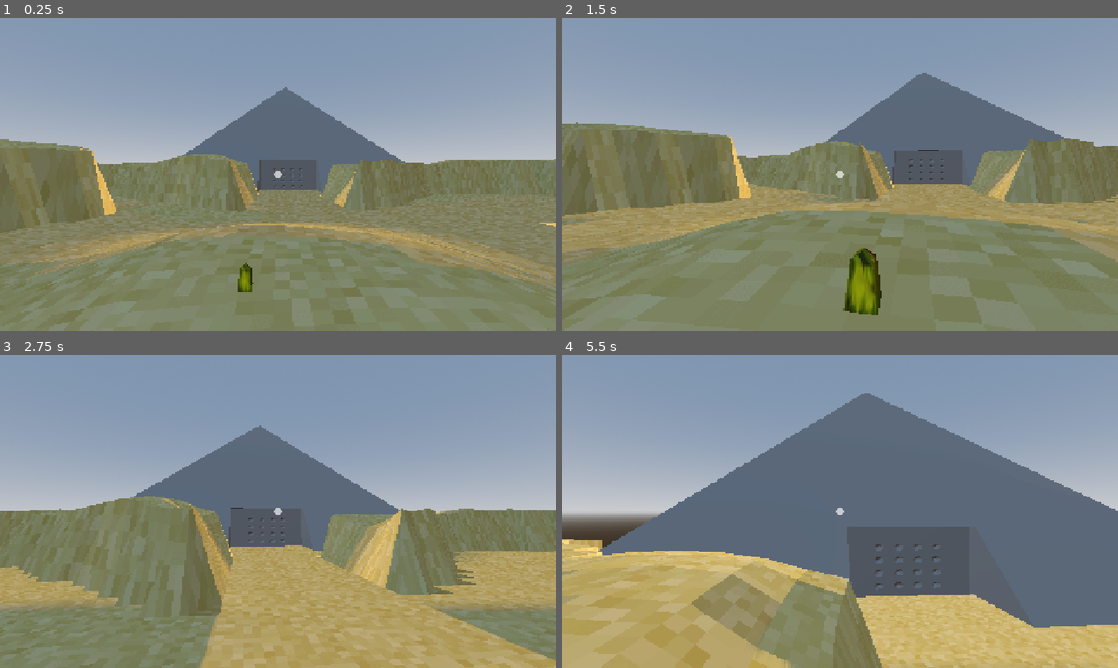
Above: before the commit, frames 1-4 (two rows, left to right).
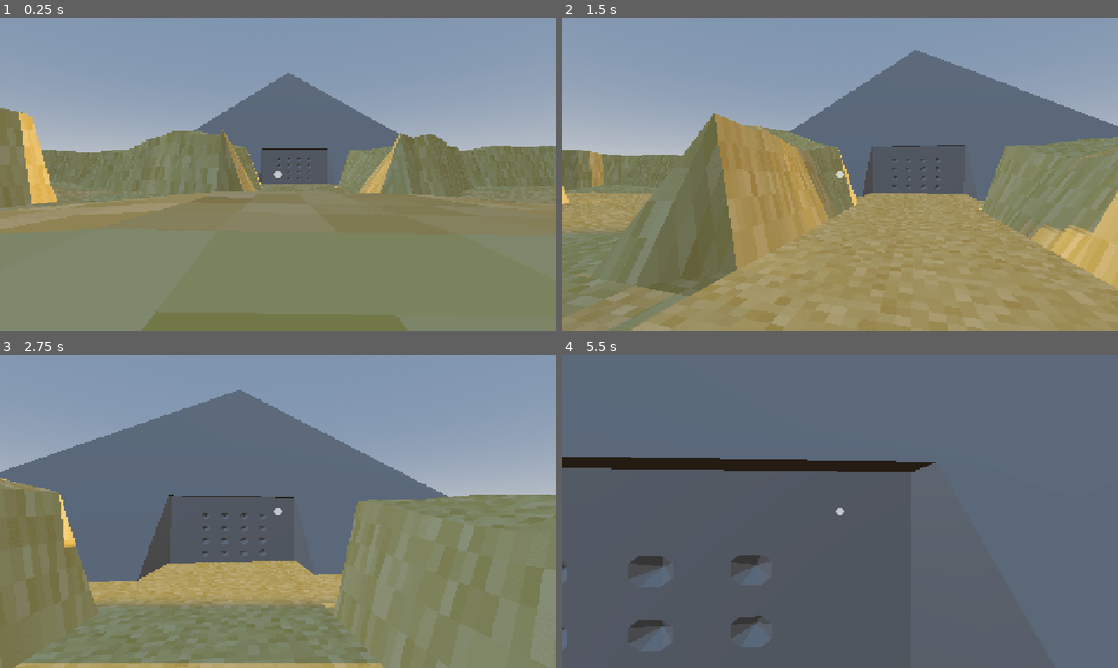
Above: after the commit, the same moments.

Repository: Octoan1/Respawn-Game-Jam-2025
Game: Godot game, scene res://scenes/main.tscn
Same seed, same stepped clock (60 frames per second), same inputs: the game is played once before the commit and once after it.
Inputs (mouse positions are in pixels of both pictures, inside the frame that each line leads up to):
- Up to frame 1 (0.25 s): no input
- Up to frame 2 (1.5 s): tap Enter at 0.5 s; move the mouse to (867, 174) at 0.52 s; hold / (secret_button) 0.53-1.28 s; hold W (move_forward) from 0.53 s (still down); click (867, 174) at 0.6 s; tap Space (jump) at 0.77 s; move the mouse to (812, 174) at 1.27 s; tap / (secret_button) at 1.35 s
- Up to frame 3 (2.75 s): keep holding W (move_forward); tap Space (jump) at 1.52 s; click (250, 511) at 1.55 s; move the mouse to (289, 505) at 2.02 s; hold / (secret_button) from 2.03 s (still down); click (289, 505) at 2.1 s
- Up to frame 4 (5.5 s): keep holding W (move_forward); move the mouse to (834, 517) at 2.77 s; release / (secret_button) at 2.78 s; tap / (secret_button) at 2.85, 4.35 s; tap Space (jump) at 3.02, 3.77, 4.52 s; click (834, 517) at 3.05 s; move the mouse to (878, 514) at 3.52 s; hold / (secret_button) 3.53-4.28 s; click (878, 514) at 3.6 s; move the mouse to (795, 508) at 4.27 s; click (795, 508) at 4.55 s; move the mouse to (845, 511) at 5.02 s; hold / (secret_button) from 5.03 s (still down); click (845, 511) at 5.1 s

The runs differ from the first frame. In frame 1, 19% of the frame differs, in the area x 0-100%, y 17-100%; in frame 2, 50%; in frame 3, 45%; in frame 4, 68%, in the area x 0-100%, y 0-100%.

Commit message:
interaction is now selective

Diff:
--- /dev/null
+++ b/scenes/components/interactable.gd
@@ -0,0 +1,14 @@
+extends Node3D
+
+class_name Interactable
+
+@export var interable: bool = false
+
+# Called when the node enters the scene tree for the first time.
+func _ready() -> void:
+	pass # Replace with function body.
+
+
+# Called every frame. 'delta' is the elapsed time since the previous frame.
+func _process(delta: float) -> void:
+	pass
--- /dev/null
+++ b/scenes/components/interactable.tscn
@@ -0,0 +1,6 @@
+[gd_scene load_steps=2 format=3 uid="uid://cawa5okjdvhyc"]
+
+[ext_resource type="Script" uid="uid://culihtv734n8p" path="res://scenes/components/interactable.gd" id="1_4t2mx"]
+
+[node name="Interactable" type="Node3D"]
+script = ExtResource("1_4t2mx")
--- a/scenes/environment/props/gem.tscn
+++ b/scenes/environment/props/gem.tscn
@@ -1,6 +1,7 @@
-[gd_scene load_steps=5 format=3 uid="uid://chric61ueb3o"]
+[gd_scene load_steps=6 format=3 uid="uid://chric61ueb3o"]
 
 [ext_resource type="ArrayMesh" uid="uid://n4vcu1jpv4lr" path="res://assets/models/Gem.obj" id="1_4yqmr"]
+[ext_resource type="Script" uid="uid://culihtv734n8p" path="res://scenes/components/interactable.gd" id="2_lutik"]
 
 [sub_resource type="StandardMaterial3D" id="StandardMaterial3D_4yqmr"]
 metallic = 0.75
@@ -21,3 +22,7 @@
 
 [node name="CollisionShape3D" type="CollisionShape3D" parent="MeshInstance3D/StaticBody3D"]
 shape = SubResource("ConvexPolygonShape3D_lutik")
+
+[node name="Interactable" type="Node3D" parent="."]
+script = ExtResource("2_lutik")
+metadata/_custom_type_script = "uid://culihtv734n8p"
--- a/scenes/main.tscn
+++ b/scenes/main.tscn
@@ -1,15 +1,16 @@
-[gd_scene load_steps=22 format=3 uid="uid://b8k07vwbcoo4v"]
+[gd_scene load_steps=23 format=3 uid="uid://b8k07vwbcoo4v"]
 
 [ext_resource type="PackedScene" uid="uid://blehgd713ihr" path="res://scenes/player/player.tscn" id="1_o5qli"]
 [ext_resource type="Script" uid="uid://rp88fv7e3vcy" path="res://scripts/sun.gd" id="1_tbgi4"]
-[ext_resource type="Script" path="res://scripts/reset_manager.gd" id="2_85g3d"]
+[ext_resource type="Script" uid="uid://r2wqyo83o31q" path="res://scripts/reset_manager.gd" id="2_85g3d"]
 [ext_resource type="Script" uid="uid://soqf1r4ntq6" path="res://scenes/moon.gd" id="3_o6xl0"]
-[ext_resource type="PackedScene" path="res://scenes/floor.tscn" id="3_tipki"]
-[ext_resource type="PackedScene" path="res://scenes/box_test.tscn" id="4_tipki"]
+[ext_resource type="PackedScene" uid="uid://dahvt5a4dd1gh" path="res://scenes/floor.tscn" id="3_tipki"]
+[ext_resource type="PackedScene" uid="uid://la87aneavtp7" path="res://scenes/box_test.tscn" id="4_tipki"]
 [ext_resource type="PackedScene" uid="uid://i8p0bkkwa0ot" path="res://scenes/environment/props/obelisk.tscn" id="5_tefeu"]
 [ext_resource type="Texture2D" uid="uid://btf5arbs8djy5" path="res://assets/crosshair.svg" id="6_o6xl0"]
 [ext_resource type="PackedScene" uid="uid://udesrlmps4m4" path="res://scenes/environment/props/map.tscn" id="6_tipki"]
 [ext_resource type="PackedScene" uid="uid://b7cfmo3tbto5t" path="res://scenes/pyramid.tscn" id="7_tipki"]
+[ext_resource type="PackedScene" uid="uid://chric61ueb3o" path="res://scenes/environment/props/gem.tscn" id="10_eb6dy"]
 [ext_resource type="Texture2D" uid="uid://dsqdrajec6dag" path="res://assets/interaction_crosshair.png" id="11_ya4ey"]
 
 [sub_resource type="GDScript" id="GDScript_tbgi4"]
@@ -101,8 +102,7 @@
 
 [node name="Player" parent="Objects/PlayerPostProcess/PostProcessViewport" instance=ExtResource("1_o5qli")]
 unique_name_in_owner = true
-transform = Transform3D(1, 0, 0, 0, 1, 0, 0, 0, 1, -0.00060248375, 13.224834, -0.8711028)
-SPEED = 15.0
+transform = Transform3D(1, 0, 0, 0, 1, 0, 0, 0, 1, -6.2981033, -3.856052, -52.17606)
 
 [node name="ResetManager" type="Node" parent="Objects/PlayerPostProcess"]
 script = ExtResource("2_85g3d")
@@ -151,6 +151,9 @@
 [node name="Pyramid" parent="Objects" instance=ExtResource("7_tipki")]
 transform = Transform3D(3, 0, 0, 0, 3, 0, 0, 0, 3, 16, -23.320759, -563.77527)
 
+[node name="Gem" parent="Objects" instance=ExtResource("10_eb6dy")]
+transform = Transform3D(1, 0, 0, 0, 1, 0, 0, 0, 1, -1.978755, -7.0152874, -41.531334)
+
 [node name="UI" type="Node" parent="."]
 unique_name_in_owner = true
 
--- a/scenes/player/interaction_ray_cast.gd
+++ b/scenes/player/interaction_ray_cast.gd
@@ -7,7 +7,7 @@
 func _process(_delta: float) -> void:
 	if is_colliding():
 		wasLooking = true
-		var new_target = get_collider()
+		var new_target = get_collider().get_owner()
 		looking_at.emit(new_target)
 		#print("Looking at: ",new_target)
 	elif wasLooking:
--- a/scenes/player/player.gd
+++ b/scenes/player/player.gd
@@ -1,6 +1,6 @@
 extends CharacterBody3D
 
-@export var SPEED: float = 10
+@export var SPEED: float = 15
 @export var JUMP_VELOCITY: float = 4.5
 var can_fly: bool = false
 
@@ -17,12 +17,12 @@
 		#Input.set_mouse_mode(Input.MOUSE_MODE_VISIBLE)
 		UIManager.toggle_pause()
 	elif event.is_action_pressed("secret_button"):
-		if SPEED == 10:
+		if SPEED == 15:
 			SPEED = 100
 			JUMP_VELOCITY = 20
 			can_fly = true
 		else:
-			SPEED = 10
+			SPEED = 15
 			JUMP_VELOCITY = 4.5
 			can_fly = false
 
@@ -65,8 +65,9 @@
 func _on_interaction_ray_cast_looking_at(target: Variant) -> void:
 	#crosshair.visible = false
 	#crosshair_2.visible = true
-	self.interaction_target = target.get_parent()
-	UIManager.update_crosshair(UIManager.CrosshairState.CAN_INTERACT)
+	self.interaction_target = target
+	if interaction_target.find_child("Interactable"):
+		UIManager.update_crosshair(UIManager.CrosshairState.CAN_INTERACT)
 
 
 func _on_interaction_ray_cast_stopped_looking() -> void:
Not shown, added: scenes/components/interactable.gd.uid
